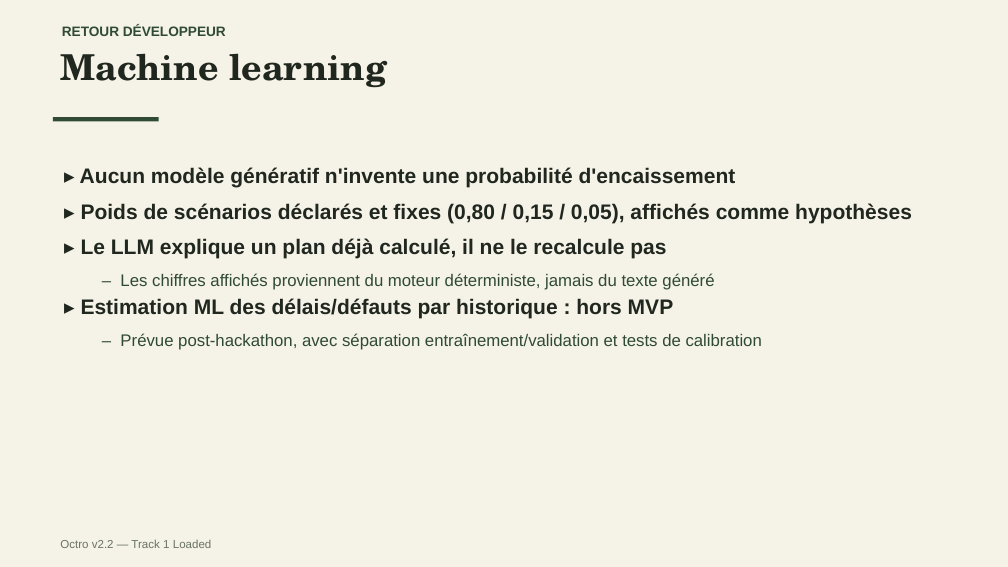
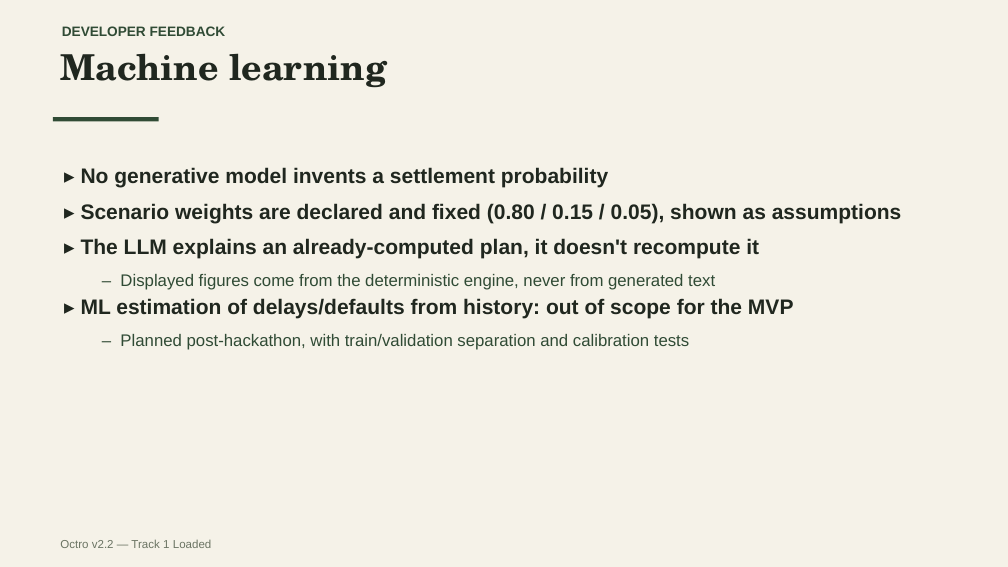
Before and after one commit to KaiZenKOS/Octro, a slide deck: slide 9 of docs/presentation/octro-presentation.pptx. Drawn at 1008x567 pixels with LibreOffice and Linux fonts; fonts in the diff are those of the drawing. Boxes give left, top, right and bottom in pixels: in the first picture for what was removed or moved away, otherwise in the second. Text is boxed around its words. In the diff, an @@ line names an element or a change of style, - is before the commit and + after.

```diff
--- a/docs/presentation/octro-presentation.pptx
+++ b/docs/presentation/octro-presentation.pptx
@@ text at (x1=62, y1=26, x2=226, y2=36): text changed @@
-RETOUR DÉVELOPPEUR
+DEVELOPER FEEDBACK
@@ text at (x1=81, y1=167, x2=902, y2=350): text changed @@
-▸ Aucun modèle génératif n'invente une probabilité d'encaissement
-▸ Poids de scénarios déclarés et fixes (0,80 / 0,15 / 0,05), affichés comme hypothèses
-▸ Le LLM explique un plan déjà calculé, il ne le recalcule pas
-  – Les chiffres affichés proviennent du moteur déterministe, jamais du texte généré
-▸ Estimation ML des délais/défauts par historique : hors MVP
-  – Prévue post-hackathon, avec séparation entraînement/validation et tests de calibration
+▸ No generative model invents a settlement probability
+▸ Scenario weights are declared and fixed (0.80 / 0.15 / 0.05), shown as assumptions
+▸ The LLM explains an already-computed plan, it doesn't recompute it
+  – Displayed figures come from the deterministic engine, never from generated text
+▸ ML estimation of delays/defaults from history: out of scope for the MVP
+  – Planned post-hackathon, with train/validation separation and calibration tests
```
Also in this commit, not shown: 7 other slides changed, 2 slides added, 2 slides removed.
